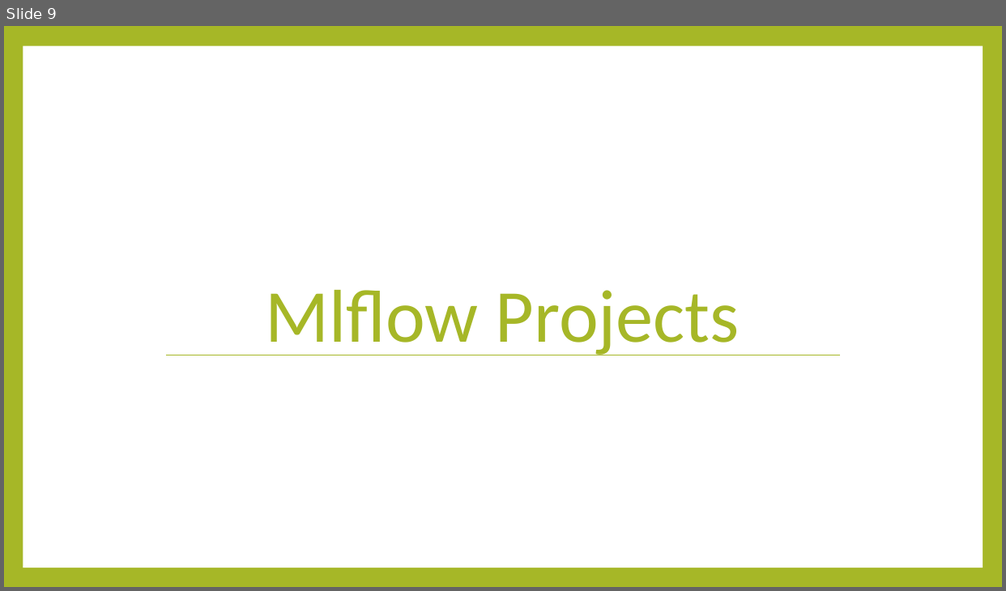
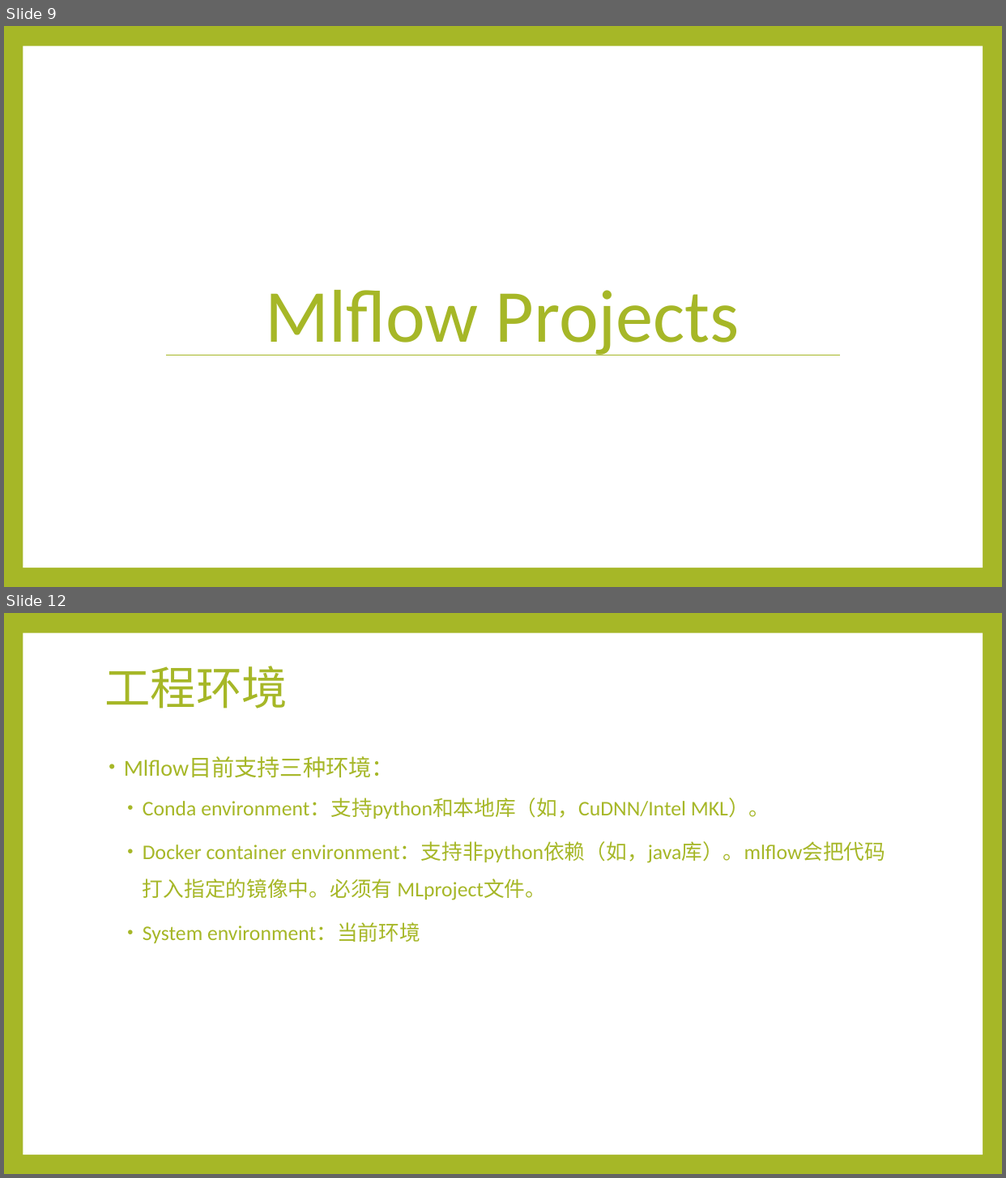
Before and after one commit to Alan-buaa/book, a slide deck: mlflow/MLflowpptx.pptx. Shown one above the other, each under a label of ours: slide 9 before the commit, slides 9 and 12 after it; the slides between them are not shown. The pictures are 1006x591 and 1006x1178 pixels, drawn with LibreOffice and Linux fonts; fonts in the diff are those of the drawing. Boxes give left, top, right and bottom in pixels: in the first picture for what was removed or moved away, otherwise in the second. Text is boxed around its words. In the diff, an @@ line names an element or a change of style, - is before the commit and + after.

```diff
--- a/mlflow/MLflowpptx.pptx
+++ b/mlflow/MLflowpptx.pptx
@@ slide 12 added at <box>4,613,1002,1174</box>, background #A6B727; not listed: 1 template element that a slide beside it also shows @@
@@ title added at <box>104,666,288,709</box>, 44 pt, text #A6B727 @@
+工程环境
@@ text added at <box>124,756,886,943</box>, 20 pt, text #A6B727 @@
+• Mlflow目前支持三种环境：
+  • Conda environment：支持python和本地库（如，CuDNN/Intel MKL）。
+  • Docker container environment：支持非python依赖（如，java库）。mlflow会把代码打入指定的镜像中。必须有 MLproject文件。
+  • System environment：当前环境
```
Also in this commit, not shown: 2 slides changed, 7 other slides added.
